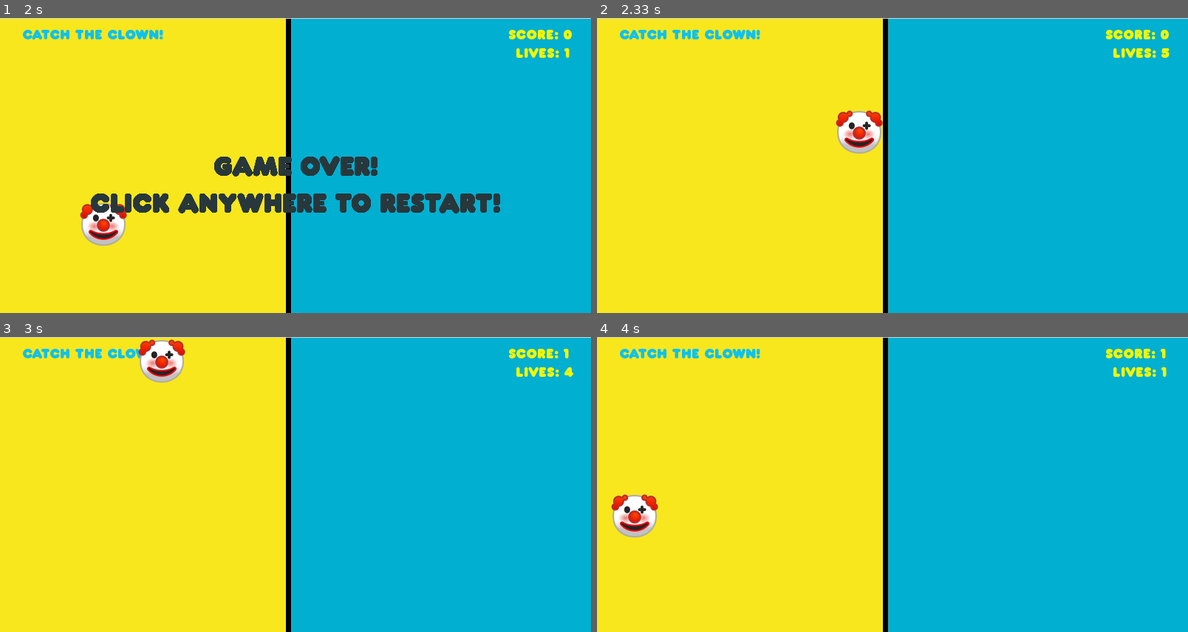
Above: before the commit, frames 1-4 (two rows, left to right).
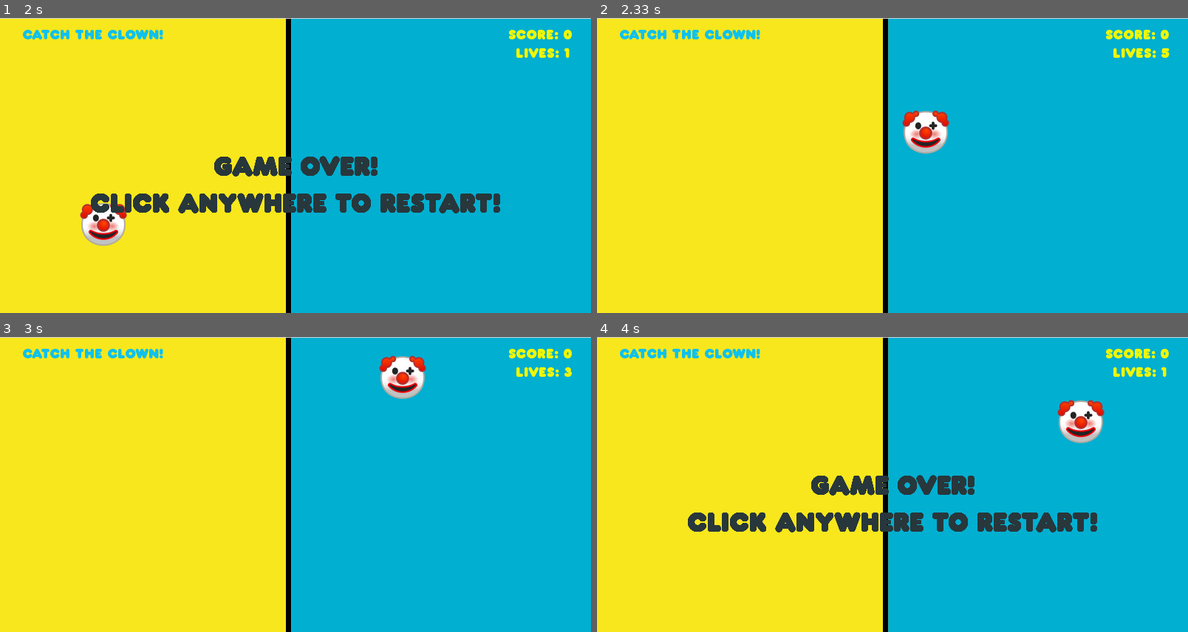
Above: after the commit, the same moments.

Repository: TigerZhu10/Catch_the_clown
Game: pygame game, started from main.py
Two runs of this game, one before a commit and one after it. Both use one fixed random seed, a clock stepped at 60 frames per second and the inputs below.
Inputs (mouse positions are in pixels of both pictures, inside the frame that each line leads up to):
- Up to frame 1 (2 s): click (295, 165) at 0.38 s; click (295, 183) at 0.72 s; click (112, 121) at 1.05 s; click (514, 268) at 1.38 s; click (307, 65) at 1.72 s
- Up to frame 2 (2.33 s): click (862, 242) at 2.05 s
- Up to frame 3 (3 s): click (277, 434) at 2.38 s; click (212, 422) at 2.72 s
- Up to frame 4 (4 s): click (1046, 457) at 3.05 s; click (1075, 478) at 3.38 s; click (1016, 431) at 3.72 s

Frame 1 is identical in both runs. In frame 2, 1.9% of the frame differs, in the area x 40-60%, y 31-46%; in frame 3, 2.0%; in frame 4, 6.4%, in the area x 2-97%, y 4-68%.

Commit message:
problem fixed

Diff:
--- a/main.py
+++ b/main.py
@@ -91,7 +91,8 @@
                             if ev.type == pygame.MOUSEBUTTONDOWN:
                                 back_music.play(-1)
                                 clown_rect.center = (WINDOW_WIDTH//2,WINDOW_HEIGHT//2)
-                                clown_speed = 5
+                                dx = 5
+                                dy = 5
                                 score = 0
                                 lives = 5
                                 score_text = score_font.render("Score: " + str(score), True, (239,247,5))
